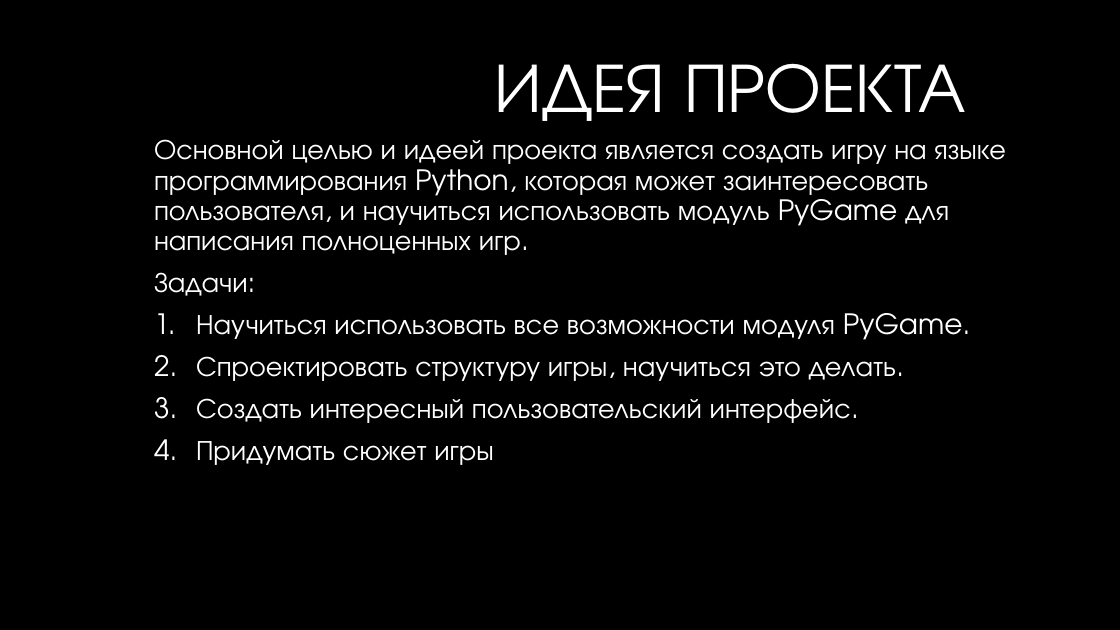
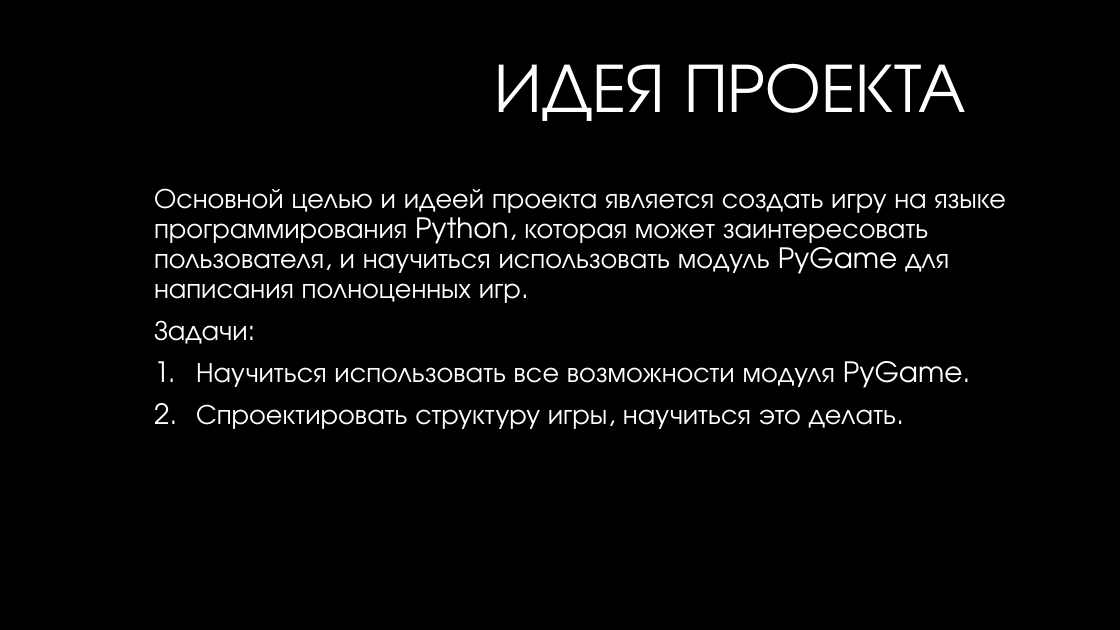
Before and after one commit to SkorikovGeorge/git_project, a slide deck: slide 2 of data/pygame project.pptx. Drawn at 1120x630 pixels with LibreOffice and Linux fonts; fonts in the diff are those of the drawing; background and template pictures are left out. Boxes give left, top, right and bottom in pixels: in the first picture for what was removed or moved away, otherwise in the second. Text is boxed around its words. In the diff, an @@ line names an element or a change of style, - is before the commit and + after.

Commit message:
презентация

```diff
--- a/data/pygame project.pptx
+++ b/data/pygame project.pptx
@@ subtitle "Основной целью и идеей проекта ...": place and size @@
-subtitle "Основной целью и идеей проекта ..." at box(154, 139, 1006, 465)
+subtitle "Основной целью и идеей проекта ..." at box(154, 188, 1006, 429)
@@ subtitle at box(196, 398, 851, 465): paragraphs removed @@
-3. Создать интересный пользовательский интерфейс.
-4. Придумать сюжет игры
```
